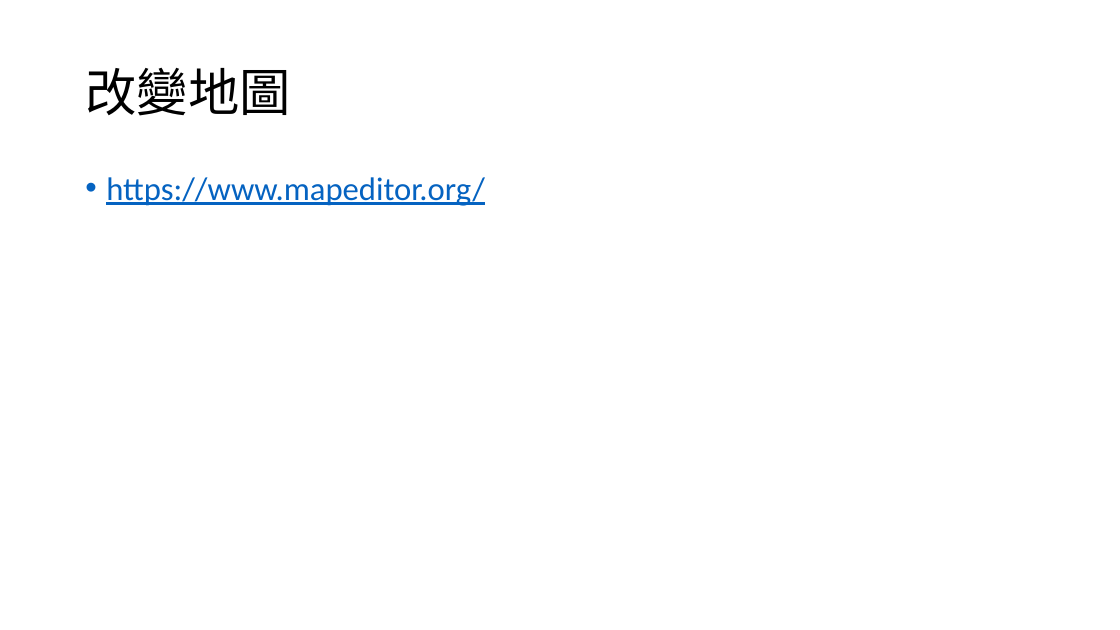
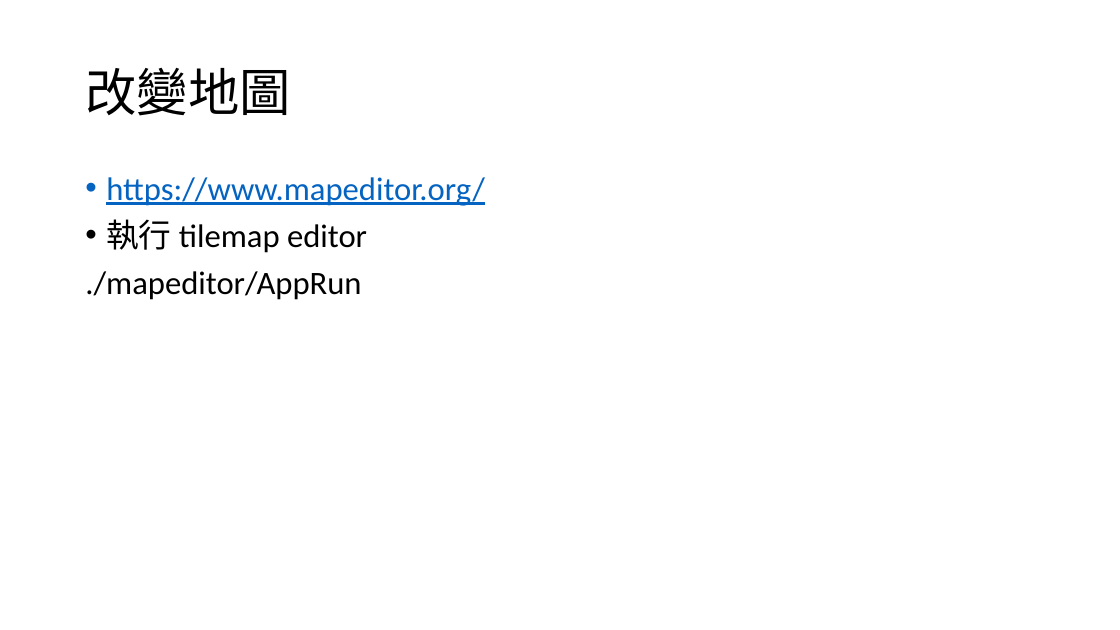
Before and after one commit to cmpss92140/EECS_SUMMER_CAMP, a slide deck: slide 30 of 2018電資營_資工實作_game.pptx (slide 25 before the commit). Drawn at 1120x630 pixels with LibreOffice and Linux fonts; fonts in the diff are those of the drawing. Boxes give left, top, right and bottom in pixels: in the first picture for what was removed or moved away, otherwise in the second. Text is boxed around its words. In the diff, an @@ line names an element or a change of style, - is before the commit and + after.

```diff
--- a/2018電資營_資工實作_game.pptx
+++ b/2018電資營_資工實作_game.pptx
@@ text at (85,219,367,300): paragraphs added @@
+• 執行 tilemap editor
+./mapeditor/AppRun
```
Also in this commit, not shown: 2 other slides changed, 5 slides added, 4 other files.
